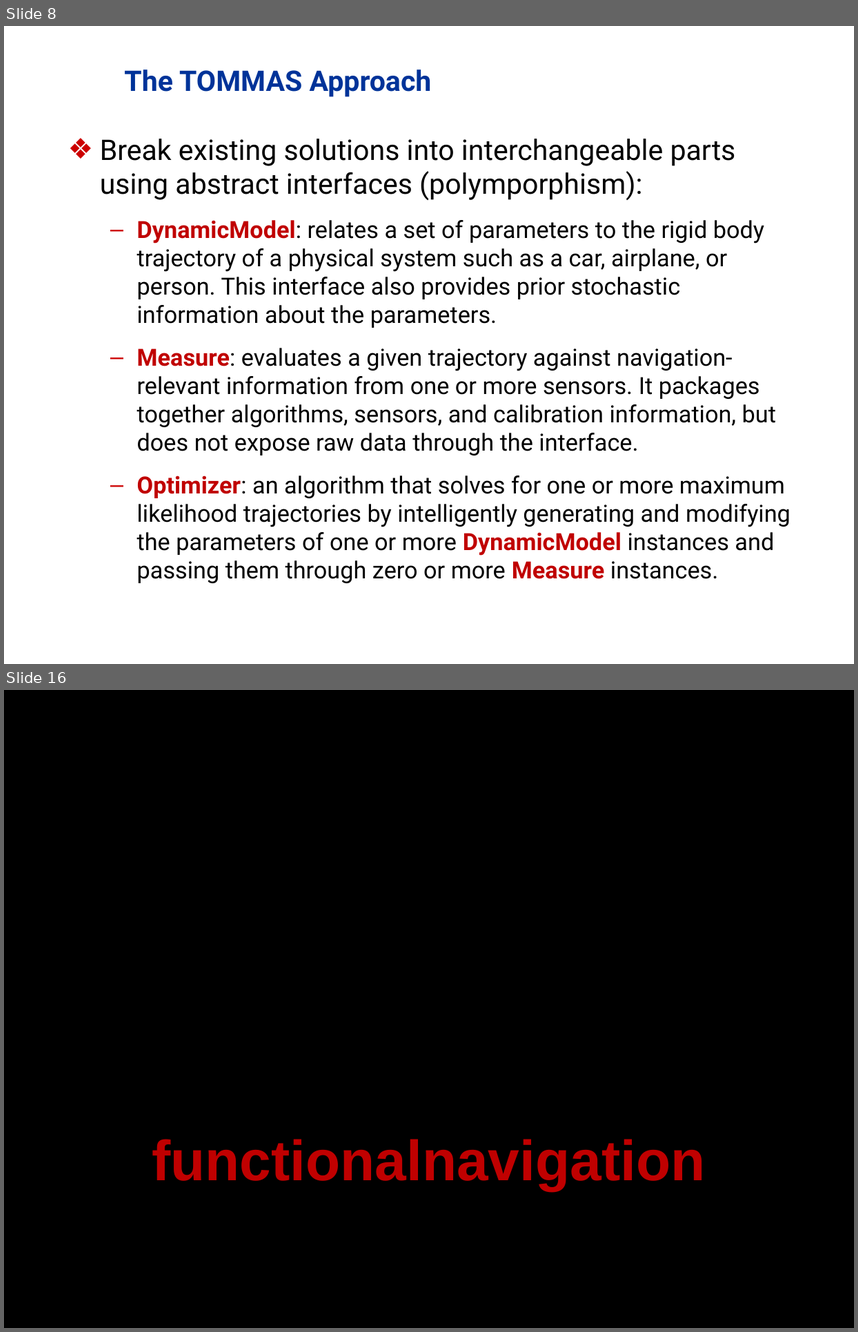
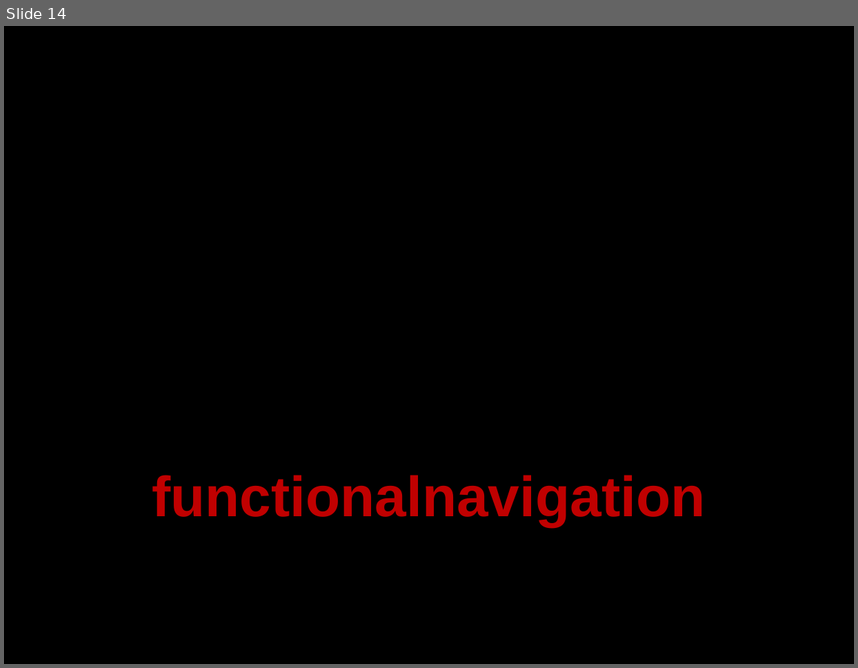
Before and after one commit to dddvision/functionalnavigation, a slide deck: docs/JNC2011/presentation.pptx. Shown one above the other, each under a label of ours: slides 8 and 16 before the commit, slide 14 after it; the slides between them are not shown. The pictures are 858x1332 and 858x668 pixels, drawn with LibreOffice and Linux fonts; fonts in the diff are those of the drawing; background and template pictures are left out. Boxes give left, top, right and bottom in pixels: in the first picture for what was removed or moved away, otherwise in the second. Text is boxed around its words. In the diff, an @@ line names an element or a change of style, - is before the commit and + after.

Commit message:
Checking in the presentation as sent to AFRL for review and insertion into JNC 2011.

```diff
--- a/docs/JNC2011/presentation.pptx
+++ b/docs/JNC2011/presentation.pptx
@@ slide 8 removed at (4,26,854,664), background #FFFFFF @@
@@ title removed at (124,69,432,97) @@
-The TOMMAS Approach
@@ text removed at (100,138,791,583) @@
-❖ Break existing solutions into interchangeable parts using abstract interfaces (polymporphism):
-  – DynamicModel: relates a set of parameters to the rigid body trajectory of a physical system such as a car, airplane, or person. This interface also provides prior stochastic information about the parameters.
-  – Measure: evaluates a given trajectory against navigation-relevant information from one or more sensors. It packages together algorithms, sensors, and calibration information, but does not expose raw data through the interface.
-  – Optimizer: an algorithm that solves for one or more maximum likelihood trajectories by intelligently generating and modifying the parameters of one or more DynamicModel instances and passing them through zero or more Measure instances.
@@ what was slide 16 is now slide 14 @@
```
Also in this commit, not shown: 14 slides changed, 2 slides added, 3 other slides removed.
